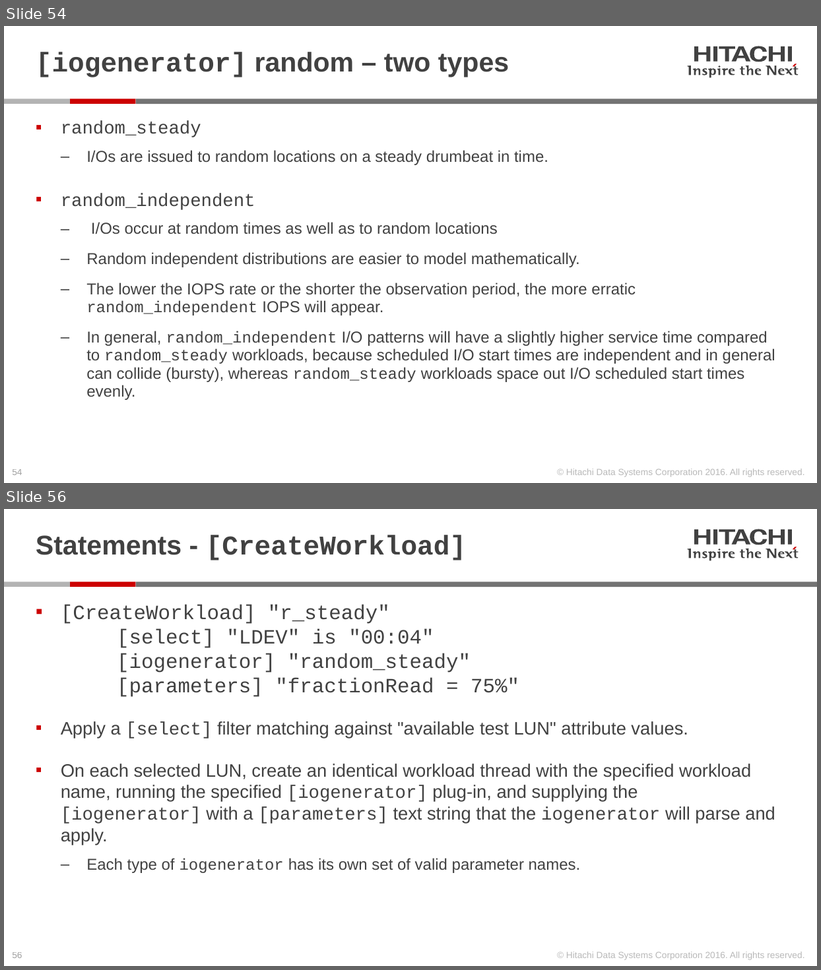
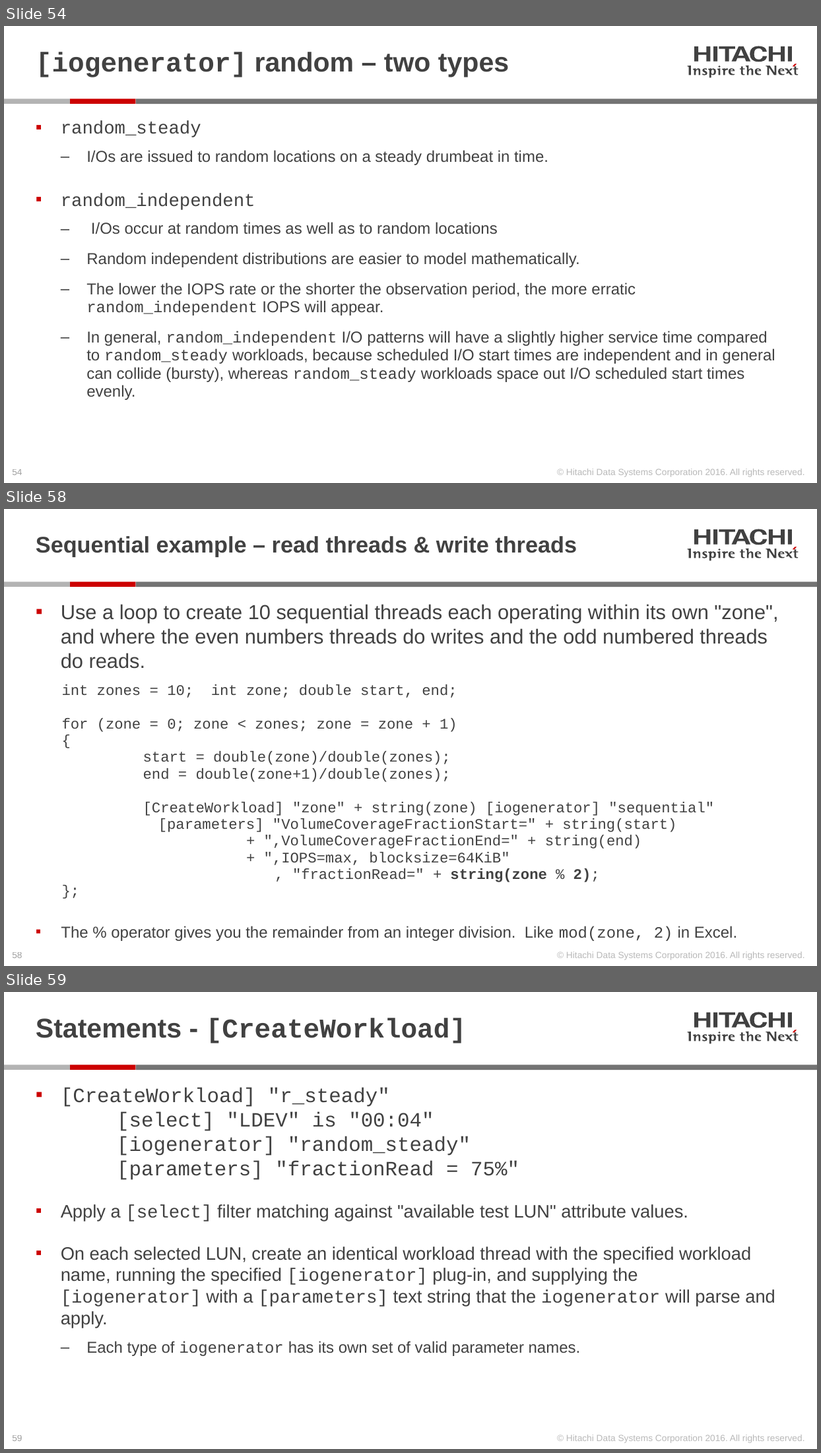
Before and after one commit to Hitachi-Data-Systems/ivy, a slide deck: doc/Programming ivy reference.pptx. Shown one above the other, each under a label of ours: slides 54 and 56 before the commit, slides 54, 58 and 59 after it; the slides between them are not shown. The pictures are 821x970 and 821x1453 pixels, drawn with LibreOffice and Linux fonts; fonts in the diff are those of the drawing. Boxes give left, top, right and bottom in pixels: in the first picture for what was removed or moved away, otherwise in the second. Text is boxed around its words. In the diff, an @@ line names an element or a change of style, - is before the commit and + after.

Commit message:
add sequential examples to Programming ivy reference

```diff
--- a/doc/Programming ivy reference.pptx
+++ b/doc/Programming ivy reference.pptx
@@ slide 58 added at [4, 509, 817, 966], background #FFFFFF; not listed: 28 template elements that a slide beside it also shows @@
@@ title added at [36, 536, 577, 557], 20 pt, text #414141, bold @@
+Sequential example – read threads & write threads
@@ text added at [61, 604, 778, 941], 13 pt, text #414141 @@
+▪ Use a loop to create 10 sequential threads each operating within its own "zone", and where the even numbers threads do writes and the odd numbered threads do reads.
+  int zones = 10; int zone; double start, end;
+  for (zone = 0; zone < zones; zone = zone + 1)
+  {
+  start = double(zone)/double(zones);
+  end = double(zone+1)/double(zones);
+  [CreateWorkload] "zone" + string(zone) [iogenerator] "sequential"
+  [parameters] "VolumeCoverageFractionStart=" + string(start)
+  + ",VolumeCoverageFractionEnd=" + string(end)
+  + ",IOPS=max, blocksize=64KiB"
+  , "fractionRead=" + string(zone % 2);
+  };
+▪ The % operator gives you the remainder from an integer division. Like mod(zone, 2) in Excel.
@@ what was slide 56 is now slide 59 @@
```
Also in this commit, not shown: 3 slides changed, 2 other slides added, 5 other files.
